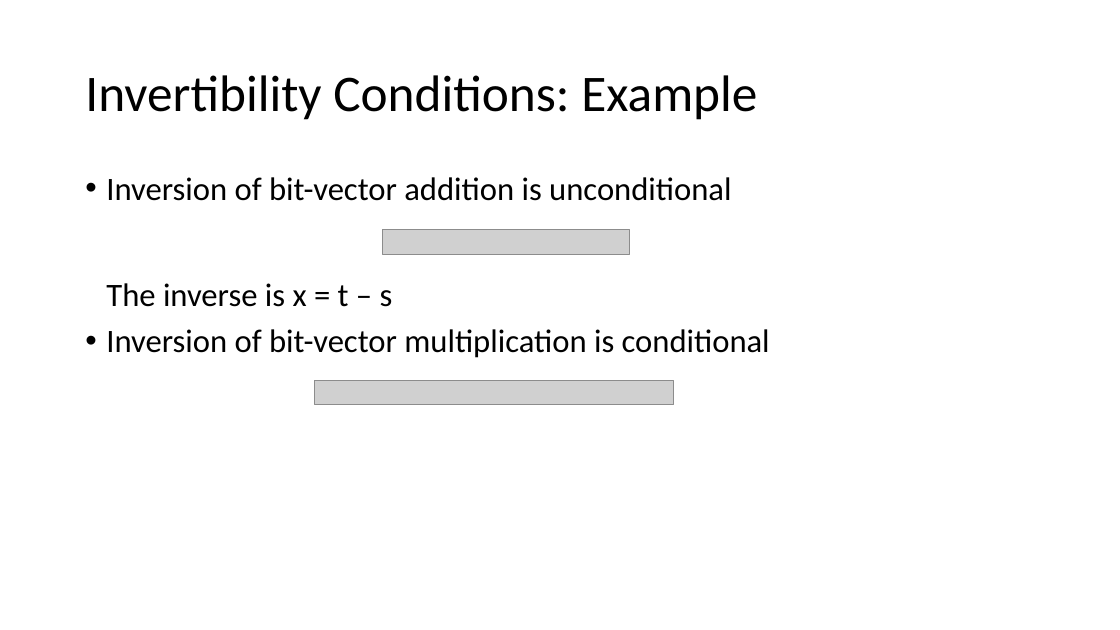
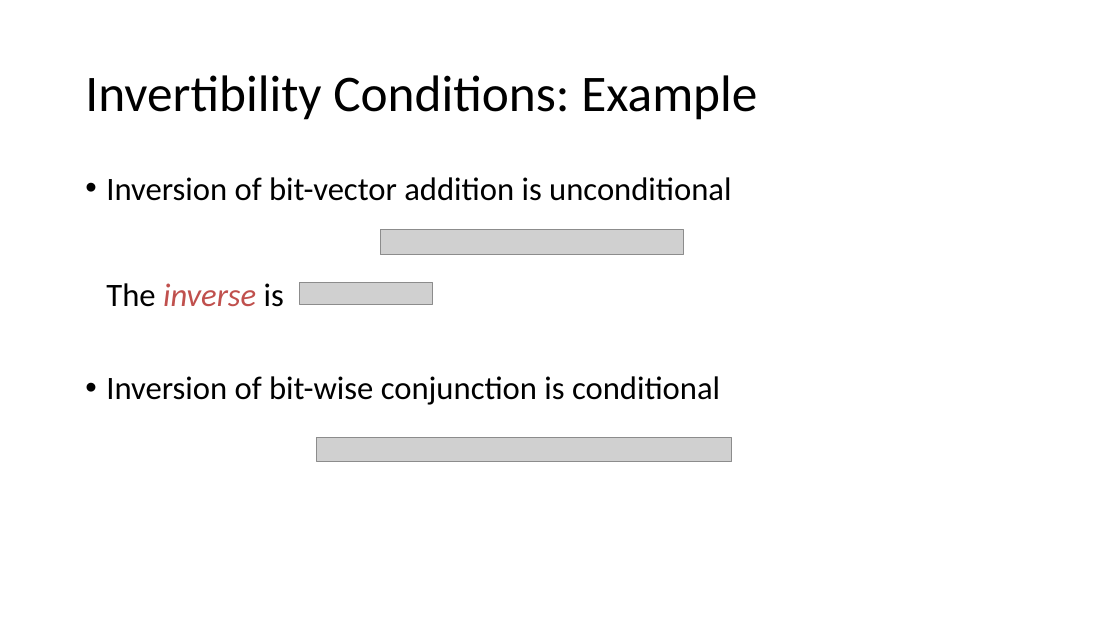
Before and after one commit to arjunvish/pxtp2019presentation, a slide deck: slide 6 of Presentation.pptx (slide 5 before the commit). Drawn at 1120x630 pixels with LibreOffice and Linux fonts; fonts in the diff are those of the drawing; grey boxes stand for pictures. Boxes give left, top, right and bottom in pixels: in the first picture for what was removed or moved away, otherwise in the second. Text is boxed around its words. In the diff, an @@ line names an element or a change of style, - is before the commit and + after.

```diff
--- a/Presentation.pptx
+++ b/Presentation.pptx
@@ text at [106, 177, 731, 405]: text changed @@
-• Inversion of bit-vector addition is unconditional
-  The inverse is x = t – s
-• Inversion of bit-vector multiplication is conditional
+• Inversion of bit-vector addition is unconditional
+  The inverse is
+• Inversion of bit-wise conjunction is conditional
@@ picture: place and size @@
-picture at [382, 229, 629, 254]
+picture at [381, 229, 683, 255]
@@ picture added at [299, 282, 433, 304] @@
@@ picture removed at [314, 381, 674, 405] @@
@@ picture added at [317, 438, 732, 462] @@
```
Also in this commit, not shown: 15 other slides changed, 3 slides added, 1 other file.
